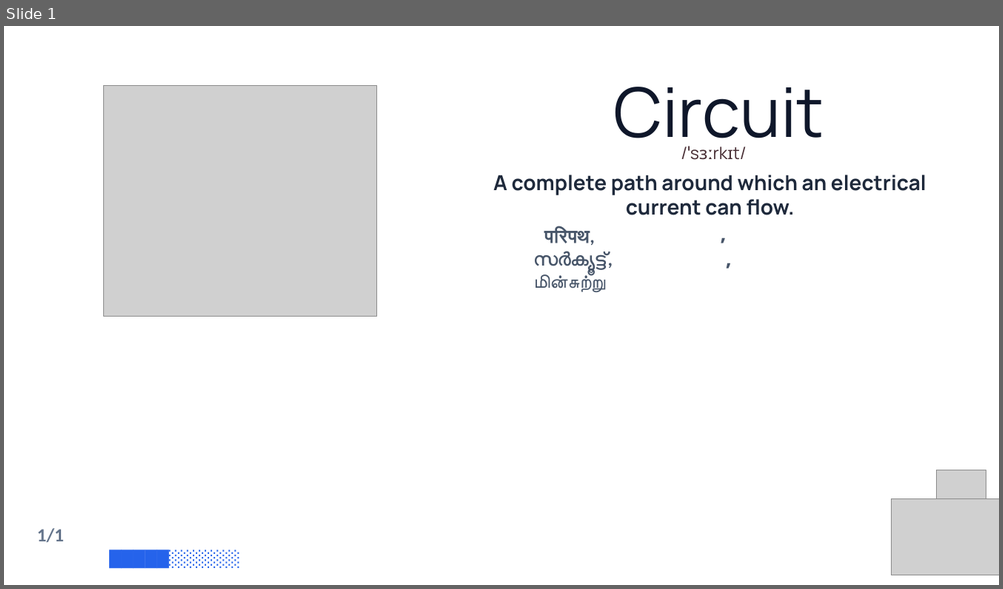
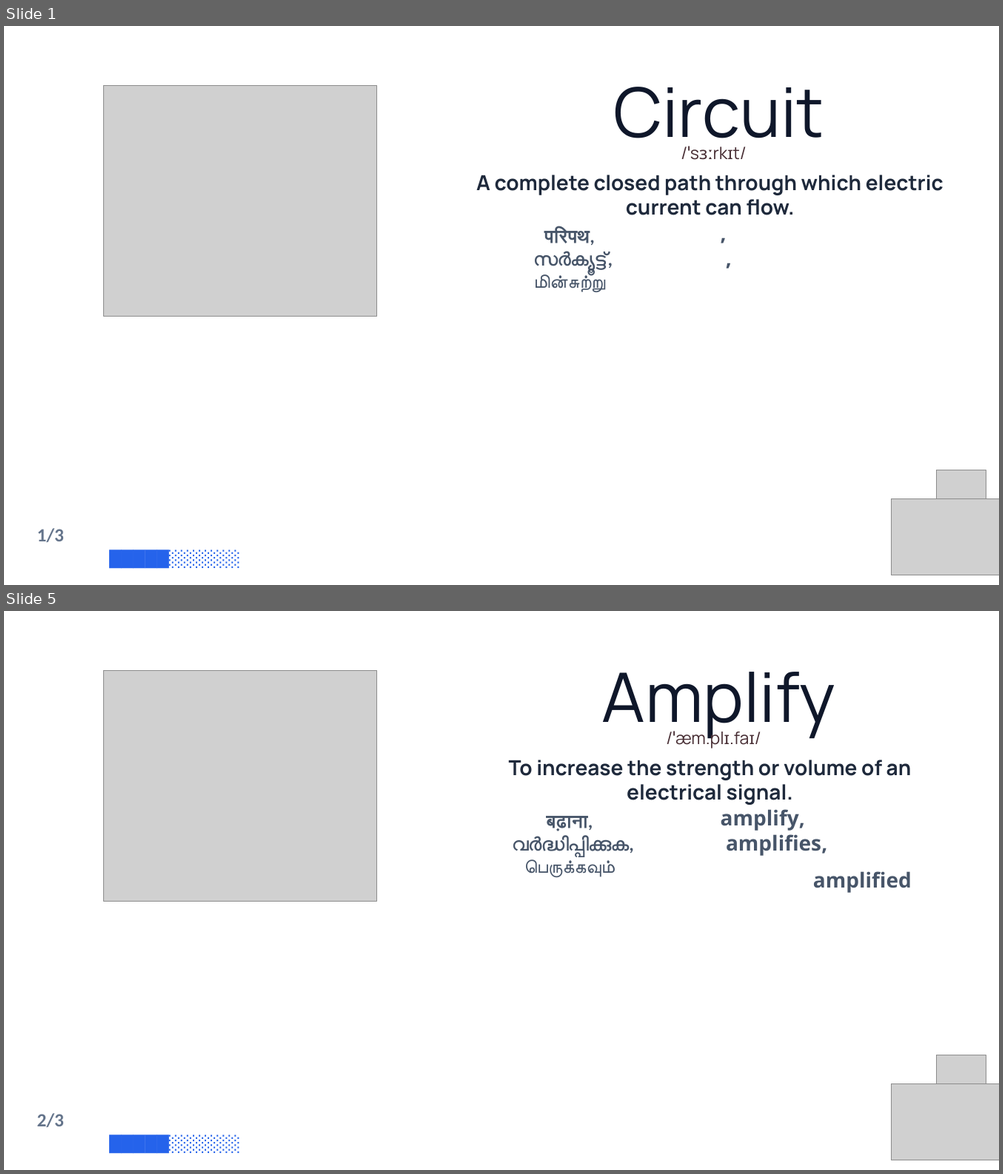
Before and after one commit to PrinceNR/AIVideoAutomation, a slide deck: output/test_builder.pptx. Shown one above the other, each under a label of ours: slide 1 before the commit, slides 1 and 5 after it; the slides between them are not shown. The pictures are 1003x589 and 1003x1174 pixels, drawn with LibreOffice and Linux fonts; fonts in the diff are those of the drawing; grey boxes stand for pictures; background and template pictures are left out. Boxes give left, top, right and bottom in pixels: in the first picture for what was removed or moved away, otherwise in the second. Text is boxed around its words. In the diff, an @@ line names an element or a change of style, - is before the commit and + after.

```diff
--- a/output/test_builder.pptx
+++ b/output/test_builder.pptx
@@ slide 5 added at [4,611,999,1170], background picture (left out) @@
@@ picture added at [104,671,377,901] @@
@@ text added at [602,672,836,740], 66 pt, text #0F172A @@
+Amplify
@@ text added at [598,727,829,749], 16.5 pt, text #472D33 @@
+/ˈæm.plɪ.faɪ/
@@ text added at [509,760,911,805], 20 pt, text #1E293B, bold @@
+To increase the strength or volume of an electrical signal.
@@ text added at [720,809,911,893], 20 pt, text #475569, bold @@
+amplify,
+amplifies,
+amplified
@@ text added at [512,816,634,878], 18 pt, text #475569, bold @@
+बढ़ाना,
+വർദ്ധിപ്പിക്കുക,
+பெருக்கவும்
@@ picture added at [936,1056,986,1094] @@
@@ picture added at [891,1085,999,1161] @@
@@ text added at [37,1113,64,1128], 18 pt, text #64748B, bold @@
+2/3
@@ text added at [24,1135,326,1153], 15 pt, text #2563EB @@
+█████░░░░░░
@@ slide 1 changed as well @@
@@ text at [476,175,943,215]: text changed @@
-A complete path around which an electrical current can flow.
+A complete closed path through which electric current can flow.
@@ text at [37,528,64,543]: text changed @@
-1/1
+1/3
```
Also in this commit, not shown: 10 other slides added, 3 slides removed, 29 other files.
